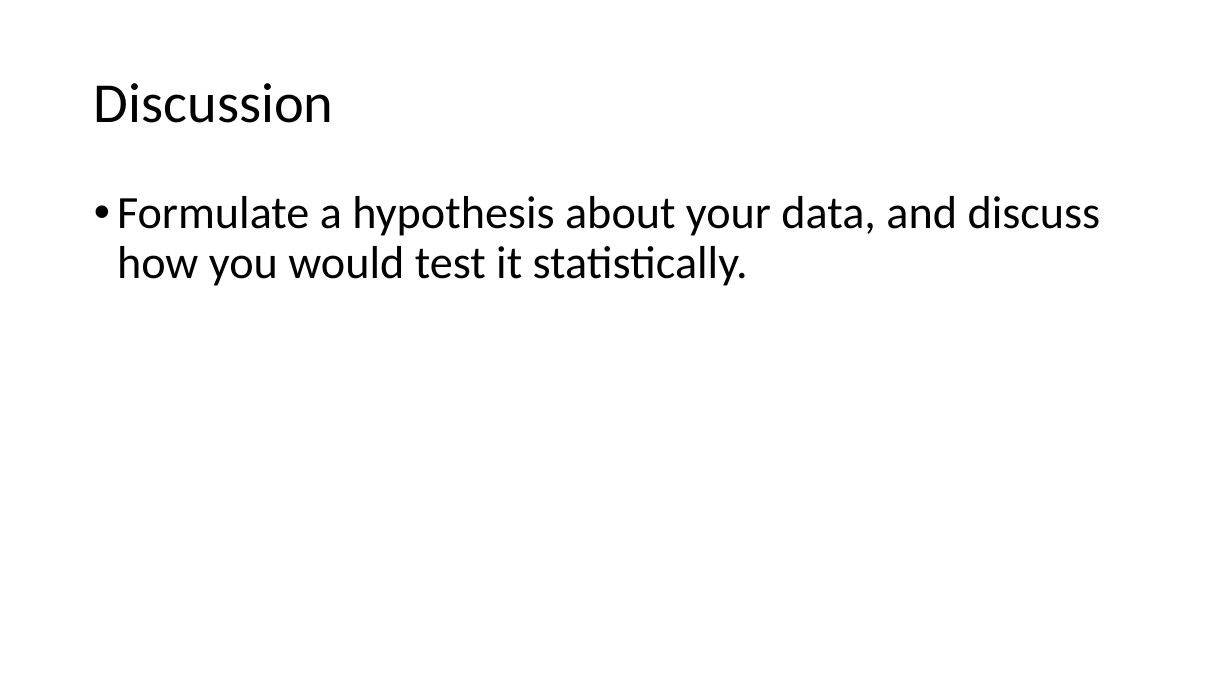
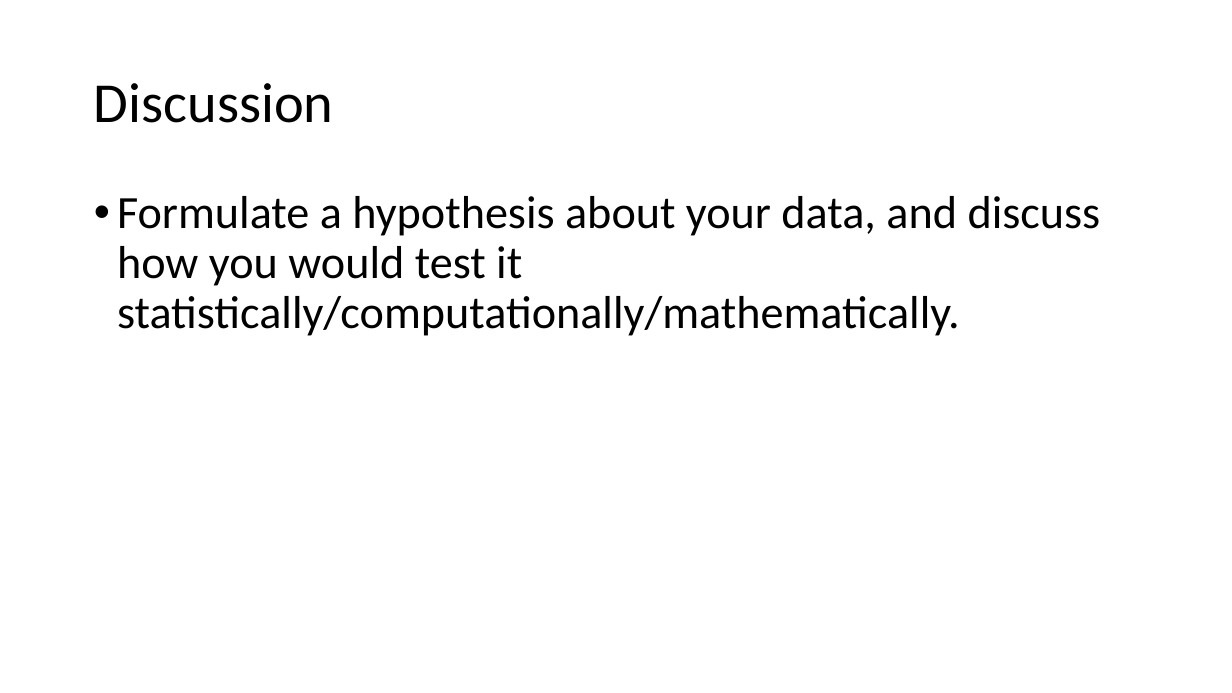
Before and after one commit to VTQuantMethodsEEB/klangwig, a slide deck: slide 7 of lectures/week_4_philosophy/le4_statistical_philosophy.pptx (slide 6 before the commit). Drawn at 1232x693 pixels with LibreOffice and Linux fonts; fonts in the diff are those of the drawing. Boxes give left, top, right and bottom in pixels: in the first picture for what was removed or moved away, otherwise in the second. Text is boxed around its words. In the diff, an @@ line names an element or a change of style, - is before the commit and + after.

```diff
--- a/lectures/week_4_philosophy/le4_statistical_philosophy.pptx
+++ b/lectures/week_4_philosophy/le4_statistical_philosophy.pptx
@@ text at (x1=117, y1=196, x2=1101, y2=336): text changed @@
-• Formulate a hypothesis about your data, and discuss how you would test it statistically.
+• Formulate a hypothesis about your data, and discuss how you would test it statistically/computationally/mathematically.
```
Also in this commit, not shown: 5 other slides changed, 2 slides added, 2 slides removed.
